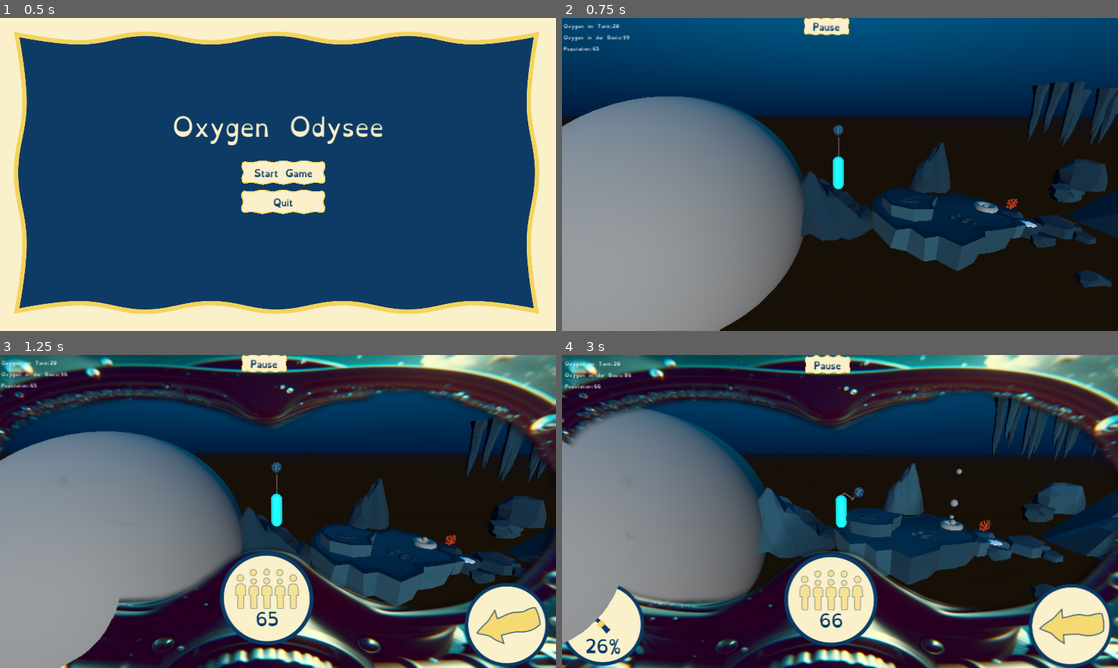
Above: before the commit, frames 1-4 (two rows, left to right).
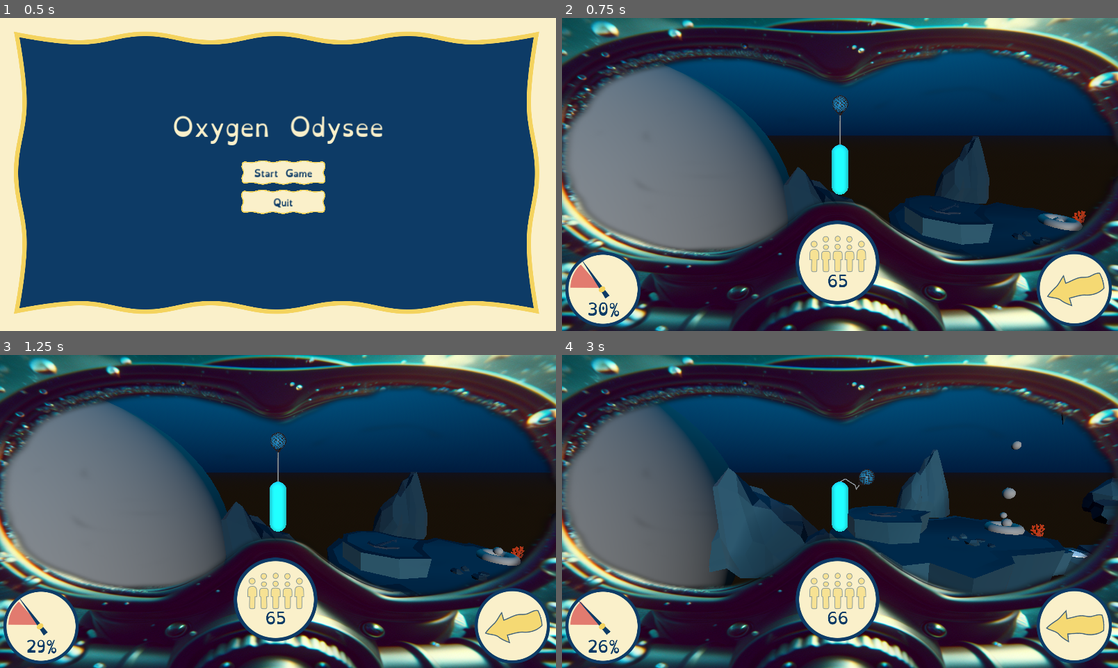
Above: after the commit, the same moments.

Repository: bastifpv/GGJ25
Game: Godot game, scene res://scenes/menu.tscn
Two runs of this game, one before a commit and one after it. Both use one fixed random seed, a clock stepped at 60 frames per second and the inputs below.
Inputs:
- Up to frame 1 (0.5 s): no input
- Up to frame 2 (0.75 s): click "Start Game" at 0.5 s
- Up to frame 3 (1.25 s): no input
- Up to frame 4 (3 s): hold D (right) 1.28-2.03 s; hold S (down) 2.03-2.78 s; hold D (right) from 2.78 s (still down)

Frame 1 is identical in both runs. In frame 2, 66% of the frame differs, in the area x 0-100%, y 0-100%; in frame 3, 49%; in frame 4, 60%.

Commit message:
fix ui overlay

Diff:
--- a/scenes/startscene.tscn
+++ b/scenes/startscene.tscn
@@ -51,6 +51,9 @@
 
 [sub_resource type="SphereMesh" id="SphereMesh_tlxp3"]
 
+[sub_resource type="ViewportTexture" id="ViewportTexture_ttpit"]
+viewport_path = NodePath("Control/UIOverlay")
+
 [sub_resource type="SphereShape3D" id="SphereShape3D_qb4oj"]
 
 [sub_resource type="CapsuleShape3D" id="CapsuleShape3D_vv0bg"]
@@ -62,7 +65,7 @@
 height = 1.8
 
 [sub_resource type="ViewportTexture" id="ViewportTexture_5uv8a"]
-viewport_path = NodePath("PlayerRig/Player/UI_Overlay/SubViewport")
+viewport_path = NodePath("Control/UIOverlay")
 
 [sub_resource type="ShaderMaterial" id="ShaderMaterial_qla2e"]
 shader = ExtResource("25_g11gl")
@@ -190,6 +193,103 @@
 grow_horizontal = 2
 grow_vertical = 2
 script = ExtResource("8_b8ppg")
+
+[node name="UIOverlay" type="SubViewport" parent="Control"]
+transparent_bg = true
+size = Vector2i(1920, 1080)
+
+[node name="Node2D" type="Node2D" parent="Control/UIOverlay" node_paths=PackedStringArray("player", "dome")]
+script = ExtResource("31_iakcm")
+player = NodePath("../../../PlayerRig/Player")
+dome = NodePath("../../../Dome")
+
+[node name="UiBackground" type="Sprite2D" parent="Control/UIOverlay/Node2D"]
+z_index = 1
+position = Vector2(930.89, 540)
+scale = Vector2(1.07, 1.07)
+texture = ExtResource("32_te3ub")
+
+[node name="Oxy" type="Node2D" parent="Control/UIOverlay/Node2D"]
+z_index = 2
+position = Vector2(236.28, 860)
+scale = Vector2(0.2, 0.2)
+
+[node name="Circle_oxy" type="Sprite2D" parent="Control/UIOverlay/Node2D/Oxy"]
+position = Vector2(-473, 380)
+scale = Vector2(4.5, 4.487)
+texture = ExtResource("33_bptp4")
+
+[node name="Red_oxy" type="Sprite2D" parent="Control/UIOverlay/Node2D/Oxy"]
+position = Vector2(-772, 155)
+scale = Vector2(4, 4)
+texture = ExtResource("34_7q12g")
+
+[node name="needle_oxy" type="Node2D" parent="Control/UIOverlay/Node2D/Oxy"]
+position = Vector2(-496, 368)
+rotation = 0.211185
+
+[node name="UiNeedle" type="Sprite2D" parent="Control/UIOverlay/Node2D/Oxy/needle_oxy"]
+position = Vector2(-3, -200)
+scale = Vector2(4.5, 4.5)
+texture = ExtResource("35_j7h2t")
+
+[node name="lbl_oxy" type="Label" parent="Control/UIOverlay/Node2D/Oxy"]
+offset_left = -825.0
+offset_top = 397.0
+offset_right = -94.0
+offset_bottom = 992.0
+theme_override_colors/font_color = Color(0.0509804, 0.231373, 0.4, 1)
+theme_override_fonts/font = ExtResource("36_f05gd")
+theme_override_font_sizes/font_size = 250
+text = "30%"
+horizontal_alignment = 1
+vertical_alignment = 1
+metadata/_edit_use_anchors_ = true
+
+[node name="population" type="Node2D" parent="Control/UIOverlay/Node2D"]
+z_index = 2
+position = Vector2(794.635, 694.2)
+scale = Vector2(0.2, 0.2)
+
+[node name="People" type="Sprite2D" parent="Control/UIOverlay/Node2D/population"]
+z_index = 1
+position = Vector2(789, 600)
+scale = Vector2(5, 5)
+texture = ExtResource("37_0wk80")
+
+[node name="Circle_population" type="Sprite2D" parent="Control/UIOverlay/Node2D/population"]
+position = Vector2(784, 748)
+scale = Vector2(5, 5)
+texture = ExtResource("33_bptp4")
+
+[node name="lbl_population" type="Label" parent="Control/UIOverlay/Node2D/population"]
+offset_left = 423.0
+offset_top = 735.0
+offset_right = 1154.0
+offset_bottom = 1330.0
+theme_override_colors/font_color = Color(0.0509804, 0.231373, 0.4, 1)
+theme_override_fonts/font = ExtResource("36_f05gd")
+theme_override_font_sizes/font_size = 250
+text = "2000"
+horizontal_alignment = 1
+vertical_alignment = 1
+metadata/_edit_use_anchors_ = true
+
+[node name="home" type="Node2D" parent="Control/UIOverlay/Node2D"]
+z_index = 2
+position = Vector2(1296.93, 912.175)
+scale = Vector2(0.2, 0.2)
+
+[node name="Circle_home" type="Sprite2D" parent="Control/UIOverlay/Node2D/home"]
+position = Vector2(2361, 111)
+scale = Vector2(4.5, 4.5)
+texture = ExtResource("33_bptp4")
+
+[node name="Arrow_home" type="Sprite2D" parent="Control/UIOverlay/Node2D/home"]
+z_index = 1
+position = Vector2(2373, 106)
+scale = Vector2(5, 5)
+texture = ExtResource("38_83g8f")
 
 [node name="MarginContainer" type="MarginContainer" parent="Control"]
 layout_mode = 1
@@ -257,6 +357,12 @@
 theme = ExtResource("27_ww8tf")
 text = "Pause"
 
+[node name="TextureRect" type="TextureRect" parent="Control"]
+layout_mode = 0
+offset_right = 1920.0
+offset_bottom = 1080.0
+texture = SubResource("ViewportTexture_ttpit")
+
 [node name="PlayerRig" type="Node3D" parent="."]
 
 [node name="Balloon" type="RigidBody3D" parent="PlayerRig"]
@@ -294,7 +400,7 @@
 shape = SubResource("CapsuleShape3D_vv0bg")
 
 [node name="Camera3D" type="Camera3D" parent="PlayerRig/Player"]
-transform = Transform3D(1, 0, 0, 0, 0.962094, 0.272717, 0, -0.272717, 0.962094, 0, 2.94869, 10.4997)
+transform = Transform3D(1, 0, 0, 0, 0.982287, 0.187381, 0, -0.187381, 0.982287, 0, 1.214, 7.205)
 
 [node name="Player" type="MeshInstance3D" parent="PlayerRig/Player"]
 material_override = ExtResource("2_sroli")
@@ -306,103 +412,11 @@
 
 [node name="UI_Overlay" type="Sprite3D" parent="PlayerRig/Player"]
 transform = Transform3D(1, 0, 0, 0, 0.965085, 0.261937, 0, -0.261937, 0.965085, 0.0718358, 0.698994, 4.62374)
+visible = false
 texture = SubResource("ViewportTexture_5uv8a")
 
-[node name="SubViewport" type="SubViewport" parent="PlayerRig/Player/UI_Overlay"]
-transparent_bg = true
-size = Vector2i(1920, 1080)
-
-[node name="Node2D" type="Node2D" parent="PlayerRig/Player/UI_Overlay/SubViewport"]
-script = ExtResource("31_iakcm")
-
-[node name="UiBackground" type="Sprite2D" parent="PlayerRig/Player/UI_Overlay/SubViewport/Node2D"]
-z_index = 1
-position = Vector2(899, 517)
-texture = ExtResource("32_te3ub")
-
-[node name="Oxy" type="Node2D" parent="PlayerRig/Player/UI_Overlay/SubViewport/Node2D"]
-z_index = 2
-position = Vector2(307, 755)
-scale = Vector2(0.2, 0.2)
-
-[node name="Circle_oxy" type="Sprite2D" parent="PlayerRig/Player/UI_Overlay/SubViewport/Node2D/Oxy"]
-position = Vector2(-473, 380)
-scale = Vector2(4.5, 4.487)
-texture = ExtResource("33_bptp4")
-
-[node name="Red_oxy" type="Sprite2D" parent="PlayerRig/Player/UI_Overlay/SubViewport/Node2D/Oxy"]
-position = Vector2(-772, 155)
-scale = Vector2(4, 4)
-texture = ExtResource("34_7q12g")
-
-[node name="needle_oxy" type="Node2D" parent="PlayerRig/Player/UI_Overlay/SubViewport/Node2D/Oxy"]
-position = Vector2(-496, 368)
-rotation = 0.211185
-
-[node name="UiNeedle" type="Sprite2D" parent="PlayerRig/Player/UI_Overlay/SubViewport/Node2D/Oxy/needle_oxy"]
-position = Vector2(-3, -200)
-scale = Vector2(4.5, 4.5)
-texture = ExtResource("35_j7h2t")
-
-[node name="lbl_oxy" type="Label" parent="PlayerRig/Player/UI_Overlay/SubViewport/Node2D/Oxy"]
-offset_left = -825.0
-offset_top = 397.0
-offset_right = -94.0
-offset_bottom = 992.0
-theme_override_colors/font_color = Color(0.0509804, 0.231373, 0.4, 1)
-theme_override_fonts/font = ExtResource("36_f05gd")
-theme_override_font_sizes/font_size = 250
-text = "30%"
-horizontal_alignment = 1
-vertical_alignment = 1
-metadata/_edit_use_anchors_ = true
-
-[node name="population" type="Node2D" parent="PlayerRig/Player/UI_Overlay/SubViewport/Node2D"]
-z_index = 2
-position = Vector2(763, 605)
-scale = Vector2(0.2, 0.2)
-
-[node name="People" type="Sprite2D" parent="PlayerRig/Player/UI_Overlay/SubViewport/Node2D/population"]
-z_index = 1
-position = Vector2(789, 600)
-scale = Vector2(5, 5)
-texture = ExtResource("37_0wk80")
-
-[node name="Circle_population" type="Sprite2D" parent="PlayerRig/Player/UI_Overlay/SubViewport/Node2D/population"]
-position = Vector2(784, 748)
-scale = Vector2(5, 5)
-texture = ExtResource("33_bptp4")
-
-[node name="lbl_population" type="Label" parent="PlayerRig/Player/UI_Overlay/SubViewport/Node2D/population"]
-offset_left = 423.0
-offset_top = 735.0
-offset_right = 1154.0
-offset_bottom = 1330.0
-theme_override_colors/font_color = Color(0.0509804, 0.231373, 0.4, 1)
-theme_override_fonts/font = ExtResource("36_f05gd")
-theme_override_font_sizes/font_size = 250
-text = "2000"
-horizontal_alignment = 1
-vertical_alignment = 1
-metadata/_edit_use_anchors_ = true
-
-[node name="home" type="Node2D" parent="PlayerRig/Player/UI_Overlay/SubViewport/Node2D"]
-z_index = 2
-position = Vector2(1189, 812)
-scale = Vector2(0.2, 0.2)
-
-[node name="Circle_home" type="Sprite2D" parent="PlayerRig/Player/UI_Overlay/SubViewport/Node2D/home"]
-position = Vector2(2361, 111)
-scale = Vector2(4.5, 4.5)
-texture = ExtResource("33_bptp4")
-
-[node name="Arrow_home" type="Sprite2D" parent="PlayerRig/Player/UI_Overlay/SubViewport/Node2D/home"]
-z_index = 1
-position = Vector2(2373, 106)
-scale = Vector2(5, 5)
-texture = ExtResource("38_83g8f")
-
 [node name="CanvasLayer" type="CanvasLayer" parent="."]
+visible = false
 
 [node name="ColorRect" type="ColorRect" parent="CanvasLayer"]
 material = SubResource("ShaderMaterial_qla2e")
@@ -417,10 +431,10 @@
 environment = ExtResource("31_50be8")
 
 [connection signal="oxygenBaseChange" from="Control/MarginContainer" to="Control" method="recieveOxygenBase"]
-[connection signal="oxygenBaseChange" from="Control/MarginContainer" to="PlayerRig/Player/UI_Overlay/SubViewport/Node2D" method="get_oxy"]
+[connection signal="oxygenBaseChange" from="Control/MarginContainer" to="Control/UIOverlay/Node2D" method="get_oxy"]
 [connection signal="oxygenTankChange" from="Control/MarginContainer" to="Control" method="recieveOxygenTank"]
 [connection signal="populationChange" from="Control/MarginContainer" to="Control" method="recievePopulation"]
-[connection signal="populationChange" from="Control/MarginContainer" to="PlayerRig/Player/UI_Overlay/SubViewport/Node2D" method="get_population"]
+[connection signal="populationChange" from="Control/MarginContainer" to="Control/UIOverlay/Node2D" method="get_population"]
 [connection signal="end_pause" from="Control/Pause" to="Control" method="_on_pause_end_pause"]
 [connection signal="pressed" from="Control/PauseBtn" to="Control" method="_on_pause_btn_pressed"]
 [connection signal="body_entered" from="PlayerRig/Balloon" to="PlayerRig/Balloon" method="_on_body_entered"]
--- a/scripts/ui_needle_oxy.gd
+++ b/scripts/ui_needle_oxy.gd
@@ -3,6 +3,8 @@
 var pop = 2
 var relative_oxy
 
+@export var player: Node3D
+@export var dome: Node3D
 
 # Called when the node enters the scene tree for the first time.
 func _ready() -> void:
@@ -28,8 +30,8 @@
 	#print($"../../Player".global_position.x)
 	#print ("Y: ")
 	#print($"../../Player".global_position.y)
-	var rel_y = $"../../..".global_position.y - $"../../../../../Dome".global_position.y
-	var rel_x = $"../../..".global_position.x - $"../../../../../Dome".global_position.x
+	var rel_y = player.global_position.y - dome.global_position.y
+	var rel_x = player.global_position.x - dome.global_position.x
 	var angle_to_dome = 180 - (tan(rel_y / rel_x)*180/3.1415926)
 	$home/Arrow_home.rotation_degrees = angle_to_dome
 
Not shown: 1 places in scenes/startscene.tscn that only renumber resources
